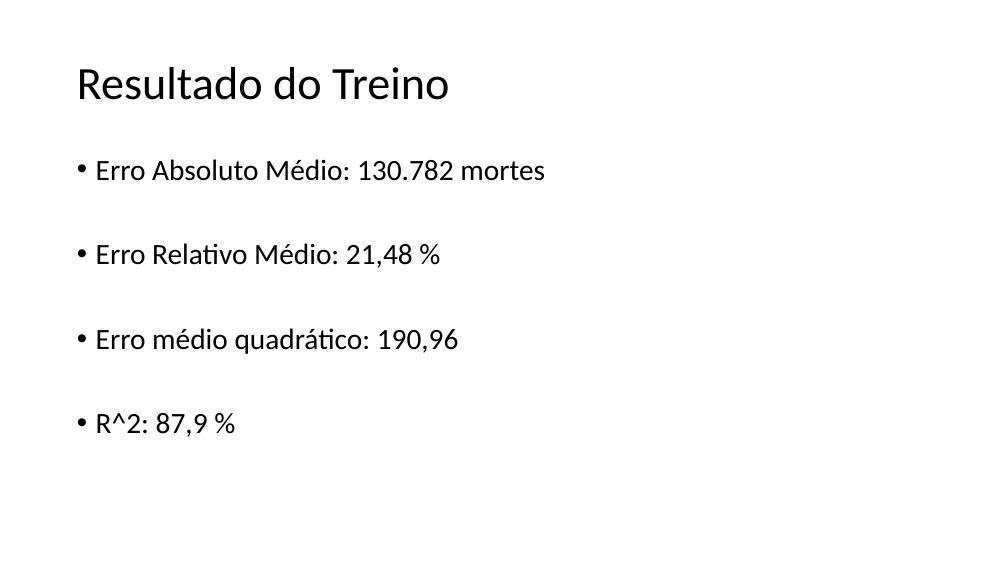
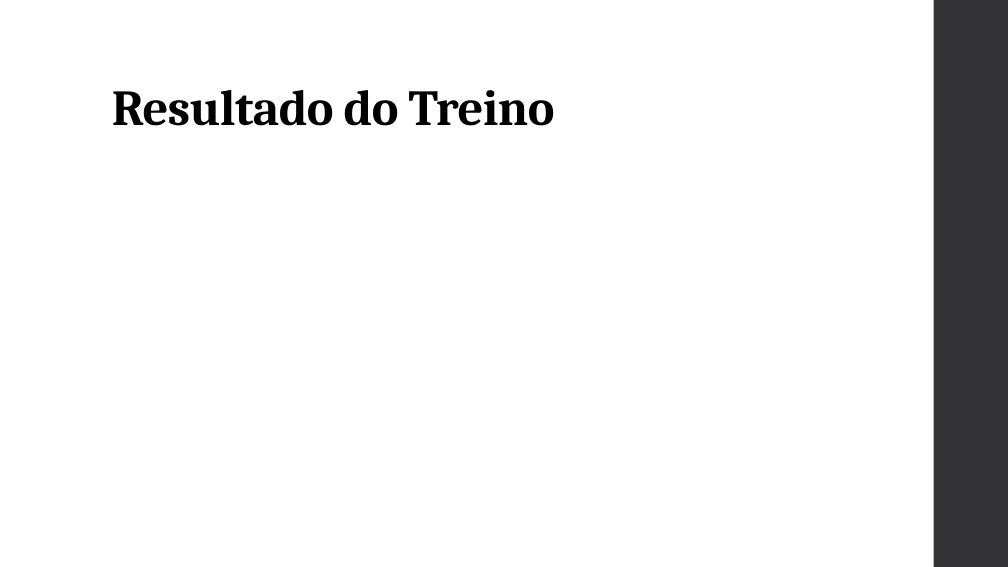
Before and after one commit to rodrigo-neumann/Stone-Age-Covid-project, a slide deck: slide 16 of Stone Age_apresentação.pptx. Drawn at 1008x567 pixels with LibreOffice and Linux fonts; fonts in the diff are those of the drawing; grey boxes stand for pictures. Boxes give left, top, right and bottom in pixels: in the first picture for what was removed or moved away, otherwise in the second. Text is boxed around its words. In the diff, an @@ line names an element or a change of style, - is before the commit and + after.

```diff
--- a/Stone Age_apresentação.pptx
+++ b/Stone Age_apresentação.pptx
@@ rectangle added at (x1=934, y1=0, x2=1008, y2=567), fill #353537 @@
@@ title "Resultado do Treino" moved from (x1=77, y1=67, x2=449, y2=100) to (x1=112, y1=90, x2=555, y2=126) @@
@@ title "Resultado do Treino" at (x1=112, y1=90, x2=555, y2=126): size 44 to 48 pt, font Calibri to Cambria, letter spacing 0 to -0.5 pt, bold on; vertical alignment middle to bottom @@
@@ text removed at (x1=96, y1=159, x2=545, y2=437) @@
-• Erro Absoluto Médio: 130.782 mortes
-• Erro Relativo Médio: 21,48 %
-• Erro médio quadrático: 190,96
-• R^2: 87,9 %
```
Also in this commit, not shown: 17 other slides changed, 1 slide added, 1 slide removed.
